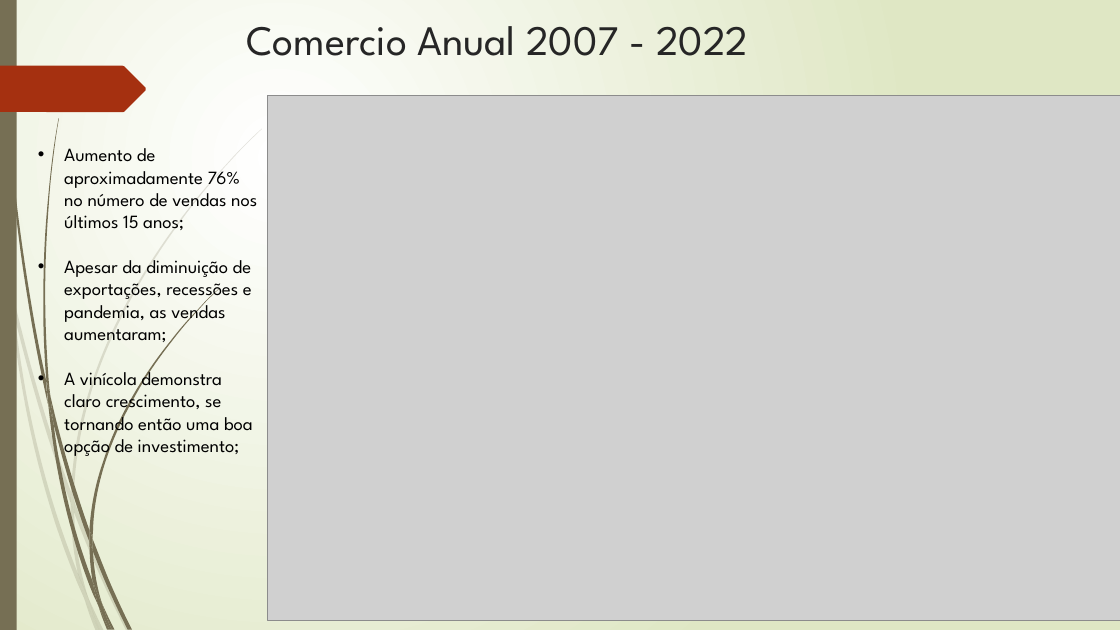
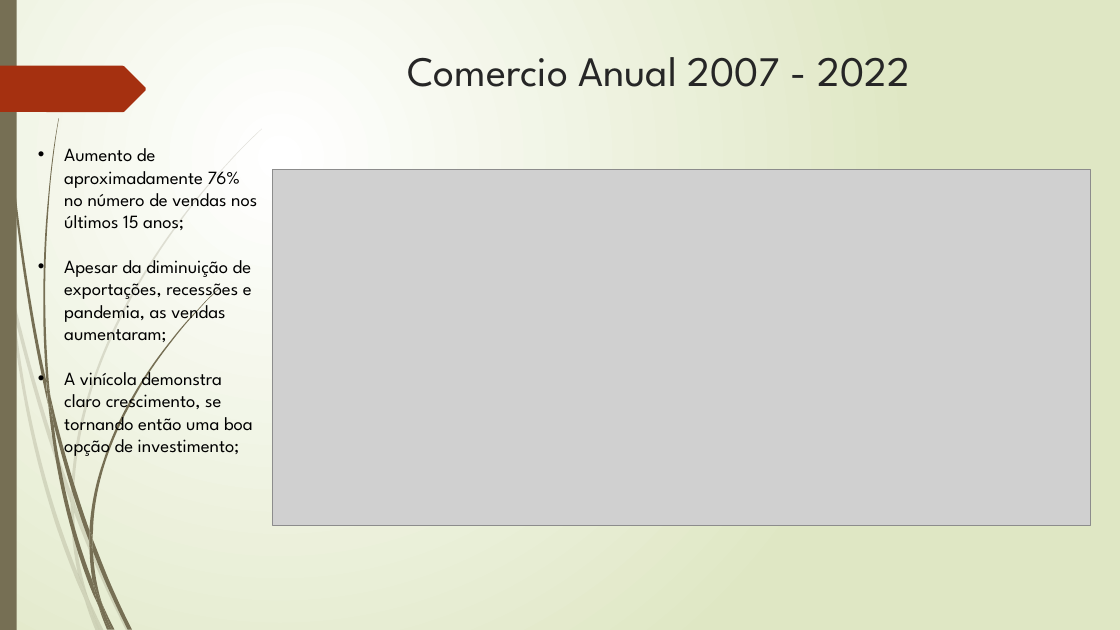
Before and after one commit to SinxCode/Tech-Challenge, a slide deck: slide 5 of Tech - Challenge.pptx. Drawn at 1120x630 pixels with LibreOffice and Linux fonts; fonts in the diff are those of the drawing; grey boxes stand for pictures. Boxes give left, top, right and bottom in pixels: in the first picture for what was removed or moved away, otherwise in the second. Text is boxed around its words. In the diff, an @@ line names an element or a change of style, - is before the commit and + after.

```diff
--- a/Tech - Challenge.pptx
+++ b/Tech - Challenge.pptx
@@ title "Comercio Anual 2007 - 2022": place and size @@
-title "Comercio Anual 2007 - 2022" at box(246, 26, 748, 56)
+title "Comercio Anual 2007 - 2022" at box(407, 57, 909, 87)
@@ title "Comercio Anual 2007 - 2022" at box(407, 57, 909, 87): alignment left to centre @@
@@ picture: place and size @@
-picture at box(267, 96, 1120, 621)
+picture at box(273, 170, 1091, 525)
```
Also in this commit, not shown: 6 other slides changed.
